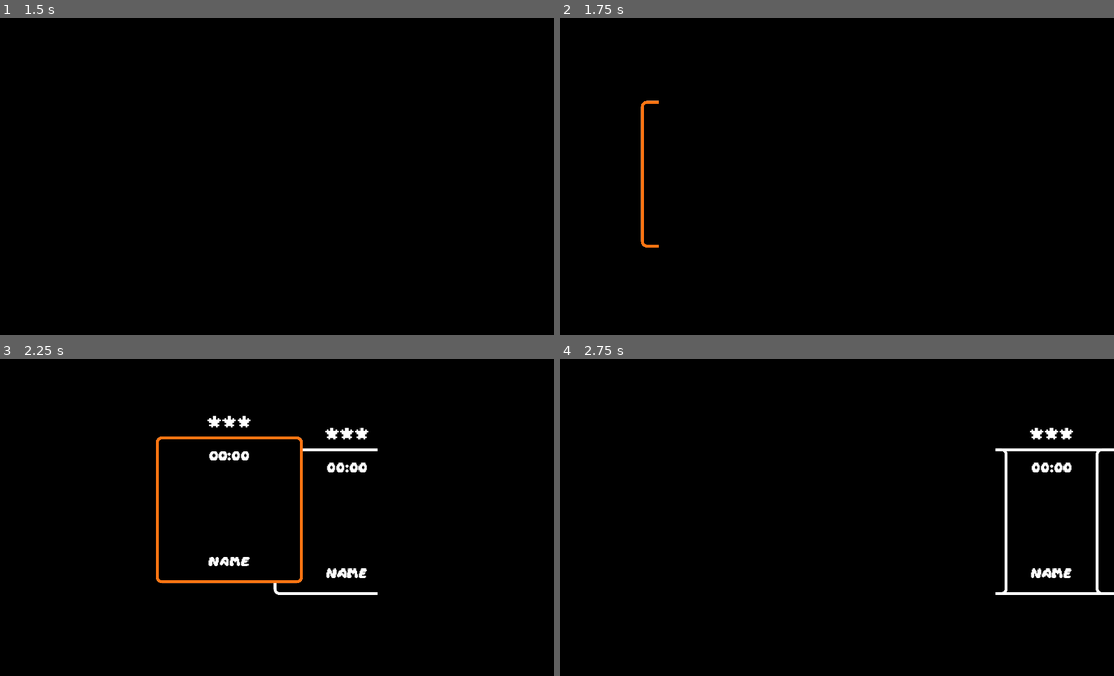
Above: before the commit, frames 1-4 (two rows, left to right).
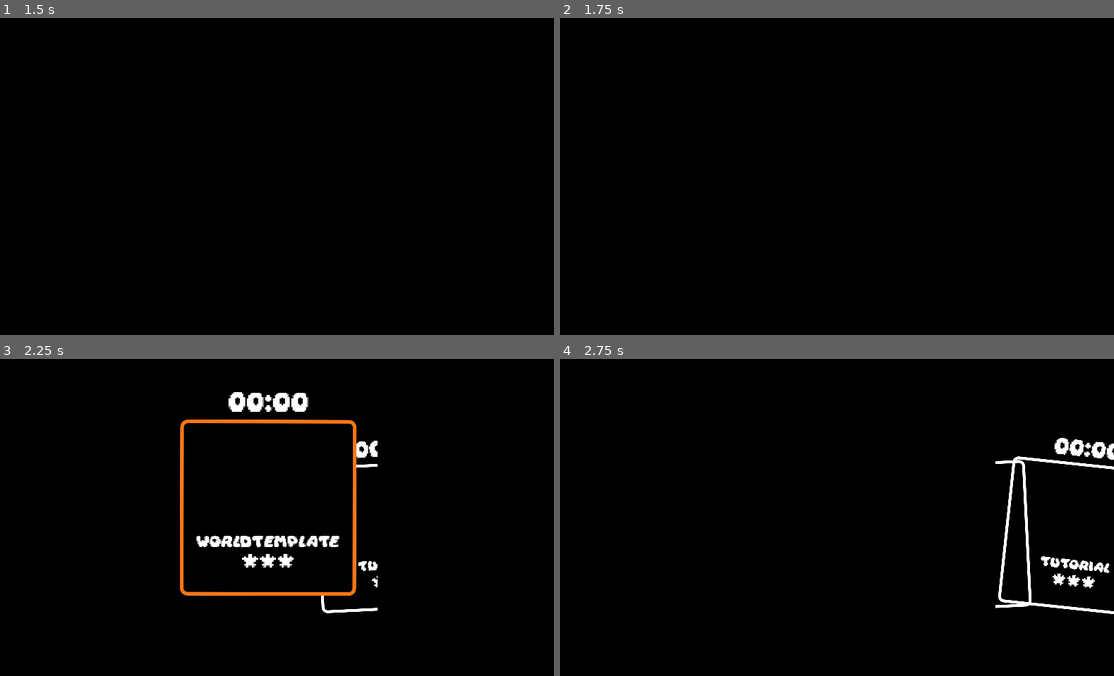
Above: after the commit, the same moments.

Repository: Willeujeans/scrapped-godot-projects
Game: Godot game, scene res://menus/main_menu/main_menu.tscn
Two runs of this game, one before a commit and one after it. Both use one fixed random seed, a clock stepped at 60 frames per second and the inputs below.
Inputs (mouse positions are in pixels of both pictures, inside the frame that each line leads up to):
- Up to frame 1 (1.5 s): click (271, 176) at 0.5 s; move the mouse to (393, 160) at 1.27 s; hold D (right) from 1.28 s (still down); click (393, 160) at 1.35 s
- Up to frame 2 (1.75 s): keep holding D (right)
- Up to frame 3 (2.25 s): release D (right) at 2 s; click (199, 511) at 2.02 s
- Up to frame 4 (2.75 s): no input

Frame 1 is identical in both runs. In frame 2, 0.3% of the frame differs, in the area x 14-18%, y 26-73%; in frame 3, 5.5%, in the area x 28-69%, y 10-81%; in frame 4, 2.9%.

Commit message:
update level select menu

Diff:
--- a/squid_game/levels/all_levels/playable_levels/tutorial.tscn
+++ b/squid_game/levels/all_levels/playable_levels/tutorial.tscn
@@ -20,7 +20,7 @@
 "movement_left_to_right": SubResource("Animation_us1tr")
 }
 
-[node name="WorldTemplate" instance=ExtResource("1_chmic")]
+[node name="Tutorial" instance=ExtResource("1_chmic")]
 
 [node name="TileMap" parent="." index="2"]
 layer_0/tile_data = PackedInt32Array(196597, 65536, 3, 196598, 65536, 3, 196599, 65536, 3, 196601, 65536, 3, 196600, 65 …(5471 unchanged characters)…
--- a/squid_game/menus/level_select/level_container.tscn
+++ b/squid_game/menus/level_select/level_container.tscn
@@ -15,18 +15,19 @@
 pivot_offset = Vector2(250, 250)
 script = ExtResource("1_csrqu")
 
-[node name="StarCount" type="RichTextLabel" parent="."]
-clip_contents = false
+[node name="Time" type="RichTextLabel" parent="."]
 custom_minimum_size = Vector2(500, 50)
 layout_mode = 2
-offset_top = -71.0
+offset_top = -83.0
 offset_right = 500.0
-offset_bottom = 21.0
+offset_bottom = 95.0
+size_flags_horizontal = 0
+size_flags_vertical = 0
 theme_override_colors/default_color = Color(1, 1, 1, 1)
 theme_override_fonts/normal_font = ExtResource("1_lh7uk")
-theme_override_font_sizes/normal_font_size = 60
+theme_override_font_sizes/normal_font_size = 50
 bbcode_enabled = true
-text = "[center]***[/center]"
+text = "[center]00:00[/center]"
 
 [node name="HBoxContainer" type="VBoxContainer" parent="."]
 clip_contents = true
@@ -38,17 +39,6 @@
 grow_vertical = 2
 theme_override_constants/separation = 5
 alignment = 1
-
-[node name="Time" type="RichTextLabel" parent="HBoxContainer"]
-custom_minimum_size = Vector2(500, 50)
-layout_mode = 2
-size_flags_horizontal = 0
-size_flags_vertical = 0
-theme_override_colors/default_color = Color(1, 1, 1, 1)
-theme_override_fonts/normal_font = ExtResource("1_lh7uk")
-theme_override_font_sizes/normal_font_size = 30
-bbcode_enabled = true
-text = "[center]00:00[/center]"
 
 [node name="ScreenShotPlaceholder" type="ColorRect" parent="HBoxContainer"]
 clip_contents = true
@@ -70,6 +60,17 @@
 bbcode_enabled = true
 text = "[center]name[/center]"
 
+[node name="StarCount" type="RichTextLabel" parent="HBoxContainer"]
+custom_minimum_size = Vector2(500, 100)
+layout_mode = 2
+size_flags_horizontal = 4
+size_flags_vertical = 4
+theme_override_colors/default_color = Color(1, 1, 1, 1)
+theme_override_fonts/normal_font = ExtResource("1_lh7uk")
+theme_override_font_sizes/normal_font_size = 60
+bbcode_enabled = true
+text = "[center]***[/center]"
+
 [node name="Button" type="Button" parent="."]
 z_index = -1
 layout_mode = 1
--- a/squid_game/menus/level_select/level_selection_carousell.gd
+++ b/squid_game/menus/level_select/level_selection_carousell.gd
@@ -2,6 +2,7 @@
 @export var levels: Array[PackedScene]
 @export var level_container_scene: PackedScene
 var level_elements = []
+var elements_random_rotations = []
 
 
 func _ready():
@@ -12,13 +13,17 @@
 		var level_container = level_container_scene.instantiate()
 		level_container.set_level(each)
 		level_container.get_node("SceneChangeNode").current_parent_scene = self.get_path()
+		level_container.get_node("HBoxContainer").get_node("Name").set_text("[center]" + str(each.get_state().get_node_name(0)) + "[/center]")
 		$Carousell.add_child(level_container)
 		level_container.position.x = current_x
-		current_x += 400
+		current_x += 420
 		if not set_focus:
 			level_container.get_node("Button").grab_focus()
 			set_focus = true
 		level_elements.append(level_container)
+		var rando_rotation = deg_to_rad(randf_range(-8.0, 8.0))
+		level_container.rotation = rando_rotation
+		elements_random_rotations.append(rando_rotation)
 
 	for i in range(len(level_elements)):
 		if i - 1 >= 0:
@@ -26,7 +31,8 @@
 		if i + 1 < len(level_elements):
 			level_elements[i].get_node("Button").focus_neighbor_right = level_elements[i + 1].get_node("Button").get_path()
 
-var speed = 2.0
+
+var speed = 5.0
 var center_index = 0
 func _process(delta):
 	var center_of_screen = get_viewport().get_visible_rect().size / 2
@@ -36,8 +42,12 @@
 			current_center = level_elements[i]
 			center_index = i
 			level_elements[i].z_index = 5
-			level_elements[i].position.y = lerp(level_elements[i].position.y, -50.0, delta * speed)
+			level_elements[i].rotation = lerp(level_elements[i].rotation, 0.0, delta * speed)
+			level_elements[i].position.y = lerp(level_elements[i].position.y, -100.0, delta * speed)
+			level_elements[i].scale = lerp(level_elements[i].scale, Vector2(1.2, 1.2), delta * speed)
 		else:
+			level_elements[i].rotation = lerp(level_elements[i].rotation, elements_random_rotations[i], delta * speed)
 			level_elements[i].z_index = 0
 			level_elements[i].position.y = lerp(level_elements[i].position.y, 0.0, delta * speed)
+			level_elements[i].scale = lerp(level_elements[i].scale, Vector2(1.0, 1.0), delta * speed)
 	$Carousell.position.x = lerp($Carousell.position.x, center_of_screen.x - (current_center.position.x + 250), delta * speed)
--- a/squid_game/menus/level_select/level_selection_carousell.tscn
+++ b/squid_game/menus/level_select/level_selection_carousell.tscn
@@ -13,10 +13,10 @@
 grow_horizontal = 2
 grow_vertical = 2
 script = ExtResource("1_f0fc4")
-levels = Array[PackedScene]([ExtResource("2_w533n"), ExtResource("3_1rj3e"), ExtResource("3_1rj3e"), ExtResource("3_1rj3e")])
+levels = Array[PackedScene]([ExtResource("2_w533n"), ExtResource("3_1rj3e"), ExtResource("3_1rj3e"), ExtResource("3_1rj3e"), ExtResource("3_1rj3e"), ExtResource("3_1rj3e"), ExtResource("3_1rj3e")])
 level_container_scene = ExtResource("3_54qhh")
 
 [node name="Carousell" type="Control" parent="."]
 anchors_preset = 0
-offset_top = 304.0
-offset_bottom = 304.0
+offset_top = 355.0
+offset_bottom = 355.0
--- a/squid_game/menus/main_menu/main_menu.gd
+++ b/squid_game/menus/main_menu/main_menu.gd
@@ -1,4 +1,7 @@
 extends Control
+
+func _ready():
+	$VBoxContainer/Button.grab_focus()
 
 
 func _on_button_pressed():
--- a/squid_game/project.godot
+++ b/squid_game/project.godot
@@ -30,6 +30,46 @@
 
 [input]
 
+ui_accept={
+"deadzone": 0.5,
+"events": [Object(InputEventKey,"resource_local_to_scene":false,"resource_name":"","device":0,"window_id":0,"alt_pressed":false,"shift_pressed":false,"ctrl_pressed":false,"meta_pressed":false,"pressed":false,"keycode":4194309,"physical_keycode":4194309,"key_label":4194309,"unicode":0,"echo":false,"script":null)
+, Object(InputEventKey,"resource_local_to_scene":false,"resource_name":"","device":0,"window_id":0,"alt_pressed":false,"shift_pressed":false,"ctrl_pressed":false,"meta_pressed":false,"pressed":false,"keycode":4194310,"physical_keycode":0,"key_label":0,"unicode":0,"echo":false,"script":null)
+, Object(InputEventKey,"resource_local_to_scene":false,"resource_name":"","device":0,"window_id":0,"alt_pressed":false,"shift_pressed":false,"ctrl_pressed":false,"meta_pressed":false,"pressed":false,"keycode":32,"physical_keycode":0,"key_label":0,"unicode":32,"echo":false,"script":null)
+, Object(InputEventMouseButton,"resource_local_to_scene":false,"resource_name":"","device":-1,"window_id":0,"alt_pressed":false,"shift_pressed":false,"ctrl_pressed":false,"meta_pressed":false,"button_mask":0,"position":Vector2(0, 0),"global_position":Vector2(0, 0),"factor":1.0,"button_index":1,"canceled":false,"pressed":false,"double_click":false,"script":null)
+]
+}
+ui_left={
+"deadzone": 0.5,
+"events": [Object(InputEventKey,"resource_local_to_scene":false,"resource_name":"","device":0,"window_id":0,"alt_pressed":false,"shift_pressed":false,"ctrl_pressed":false,"meta_pressed":false,"pressed":false,"keycode":4194319,"physical_keycode":0,"key_label":0,"unicode":0,"echo":false,"script":null)
+, Object(InputEventJoypadButton,"resource_local_to_scene":false,"resource_name":"","device":0,"button_index":13,"pressure":0.0,"pressed":false,"script":null)
+, Object(InputEventJoypadMotion,"resource_local_to_scene":false,"resource_name":"","device":0,"axis":0,"axis_value":-1.0,"script":null)
+, Object(InputEventKey,"resource_local_to_scene":false,"resource_name":"","device":-1,"window_id":0,"alt_pressed":false,"shift_pressed":false,"ctrl_pressed":false,"meta_pressed":false,"pressed":false,"keycode":0,"physical_keycode":65,"key_label":0,"unicode":97,"echo":false,"script":null)
+]
+}
+ui_right={
+"deadzone": 0.5,
+"events": [Object(InputEventKey,"resource_local_to_scene":false,"resource_name":"","device":0,"window_id":0,"alt_pressed":false,"shift_pressed":false,"ctrl_pressed":false,"meta_pressed":false,"pressed":false,"keycode":4194321,"physical_keycode":0,"key_label":0,"unicode":0,"echo":false,"script":null)
+, Object(InputEventJoypadButton,"resource_local_to_scene":false,"resource_name":"","device":0,"button_index":14,"pressure":0.0,"pressed":false,"script":null)
+, Object(InputEventJoypadMotion,"resource_local_to_scene":false,"resource_name":"","device":0,"axis":0,"axis_value":1.0,"script":null)
+, Object(InputEventKey,"resource_local_to_scene":false,"resource_name":"","device":-1,"window_id":0,"alt_pressed":false,"shift_pressed":false,"ctrl_pressed":false,"meta_pressed":false,"pressed":false,"keycode":0,"physical_keycode":68,"key_label":0,"unicode":100,"echo":false,"script":null)
+]
+}
+ui_up={
+"deadzone": 0.5,
+"events": [Object(InputEventKey,"resource_local_to_scene":false,"resource_name":"","device":0,"window_id":0,"alt_pressed":false,"shift_pressed":false,"ctrl_pressed":false,"meta_pressed":false,"pressed":false,"keycode":4194320,"physical_keycode":0,"key_label":0,"unicode":0,"echo":false,"script":null)
+, Object(InputEventJoypadButton,"resource_local_to_scene":false,"resource_name":"","device":0,"button_index":11,"pressure":0.0,"pressed":false,"script":null)
+, Object(InputEventJoypadMotion,"resource_local_to_scene":false,"resource_name":"","device":0,"axis":1,"axis_value":-1.0,"script":null)
+, Object(InputEventKey,"resource_local_to_scene":false,"resource_name":"","device":-1,"window_id":0,"alt_pressed":false,"shift_pressed":false,"ctrl_pressed":false,"meta_pressed":false,"pressed":false,"keycode":0,"physical_keycode":87,"key_label":0,"unicode":119,"echo":false,"script":null)
+]
+}
+ui_down={
+"deadzone": 0.5,
+"events": [Object(InputEventKey,"resource_local_to_scene":false,"resource_name":"","device":0,"window_id":0,"alt_pressed":false,"shift_pressed":false,"ctrl_pressed":false,"meta_pressed":false,"pressed":false,"keycode":4194322,"physical_keycode":0,"key_label":0,"unicode":0,"echo":false,"script":null)
+, Object(InputEventJoypadButton,"resource_local_to_scene":false,"resource_name":"","device":0,"button_index":12,"pressure":0.0,"pressed":false,"script":null)
+, Object(InputEventJoypadMotion,"resource_local_to_scene":false,"resource_name":"","device":0,"axis":1,"axis_value":1.0,"script":null)
+, Object(InputEventKey,"resource_local_to_scene":false,"resource_name":"","device":-1,"window_id":0,"alt_pressed":false,"shift_pressed":false,"ctrl_pressed":false,"meta_pressed":false,"pressed":false,"keycode":0,"physical_keycode":83,"key_label":0,"unicode":115,"echo":false,"script":null)
+]
+}
 ink={
 "deadzone": 0.5,
 "events": [Object(InputEventMouseButton,"resource_local_to_scene":false,"resource_name":"","device":-1,"window_id":0,"a …(253 unchanged characters)…
